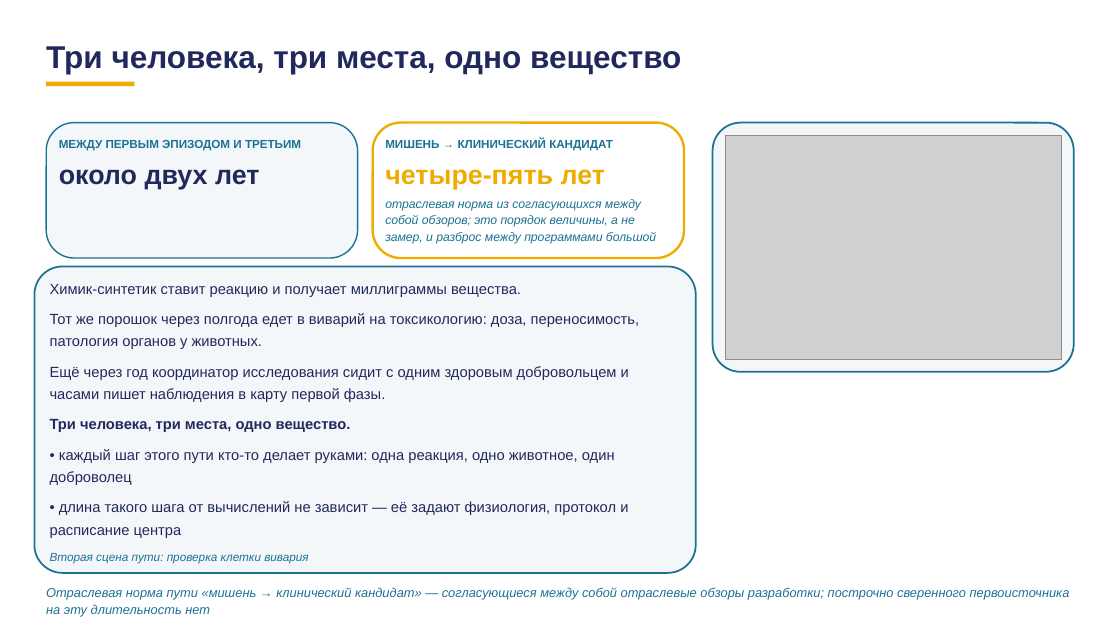
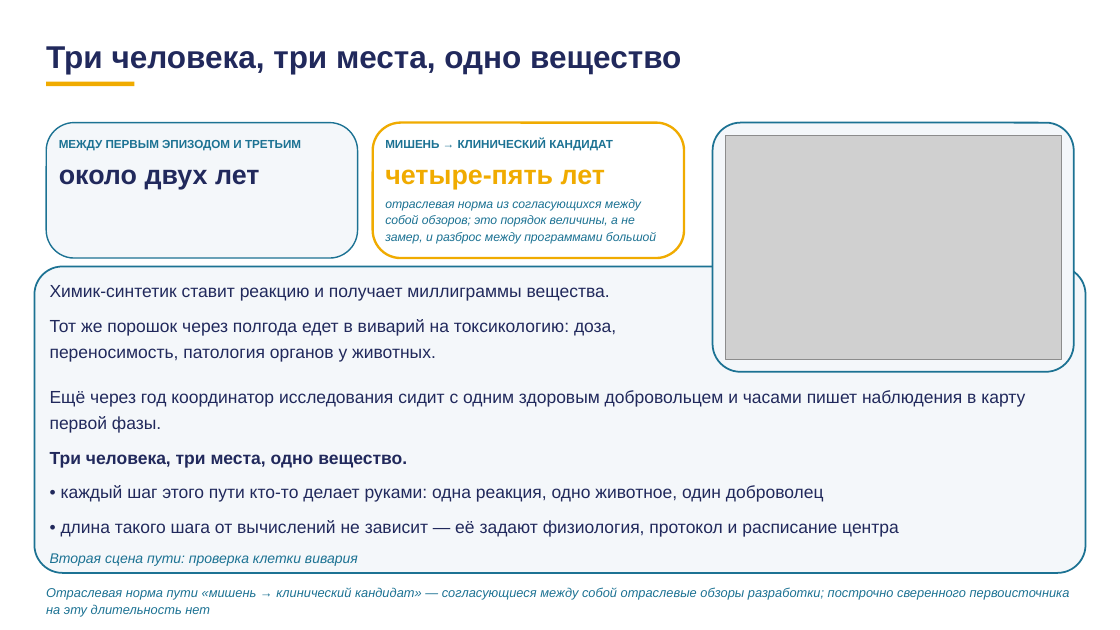
Before and after one commit to tellina-study/AI-usage-lessons, a slide deck: slide 84 of library/lectures/lec-07/rework/deck/lec-07-karkas.pptx. Drawn at 1120x630 pixels with LibreOffice and Linux fonts; fonts in the diff are those of the drawing; grey boxes stand for pictures. Boxes give left, top, right and bottom in pixels: in the first picture for what was removed or moved away, otherwise in the second. Text is boxed around its words. In the diff, an @@ line names an element or a change of style, - is before the commit and + after.

```diff
--- a/library/lectures/lec-07/rework/deck/lec-07-karkas.pptx
+++ b/library/lectures/lec-07/rework/deck/lec-07-karkas.pptx
@@ rounded rectangle: place and size @@
-rounded rectangle at <box>34,266,696,573</box>
+rounded rectangle at <box>34,266,1086,573</box>
@@ text at <box>50,284,640,349</box>: paragraphs removed @@
-Химик-синтетик ставит реакцию и получает миллиграммы вещества.
-Тот же порошок через полгода едет в виварий на токсикологию: доза, переносимость, патология органов у животных.
@@ text added at <box>50,285,616,362</box>, 15 pt, text #21295C @@
+Химик-синтетик ставит реакцию и получает миллиграммы вещества.
+Тот же порошок через полгода едет в виварий на токсикологию: доза, переносимость, патология органов у животных.
@@ text "Ещё через год координатор исследования ...": place and size @@
-text "Ещё через год координатор исследования ..." at <box>50,284,640,564</box>
+text "Ещё через год координатор исследования ..." at <box>50,390,1025,566</box>
@@ text "Ещё через год координатор исследования ..." at <box>50,390,1025,566</box>: size 12.6 to 15 pt in "Ещё через год координатор исследования сидит с ...", "Три человека, три места, одно вещество.", "• каждый шаг этого пути кто-то делает ...", "• длина такого шага от вычислений не ..."; size 10.1 to 12 pt in "Вторая сцена пути: проверка клетки вивария"; less space between paragraphs @@
```
Also in this commit, not shown: 43 other slides changed, 15 other files.
